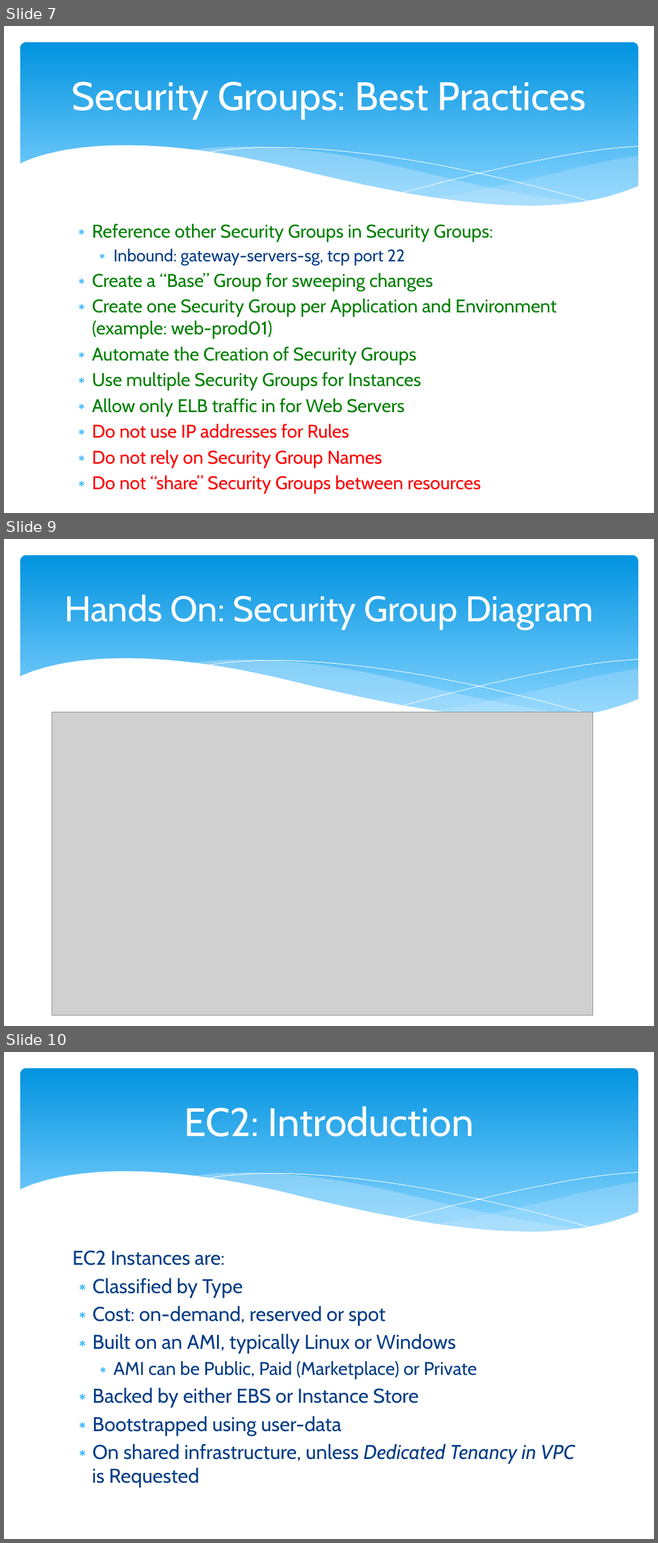
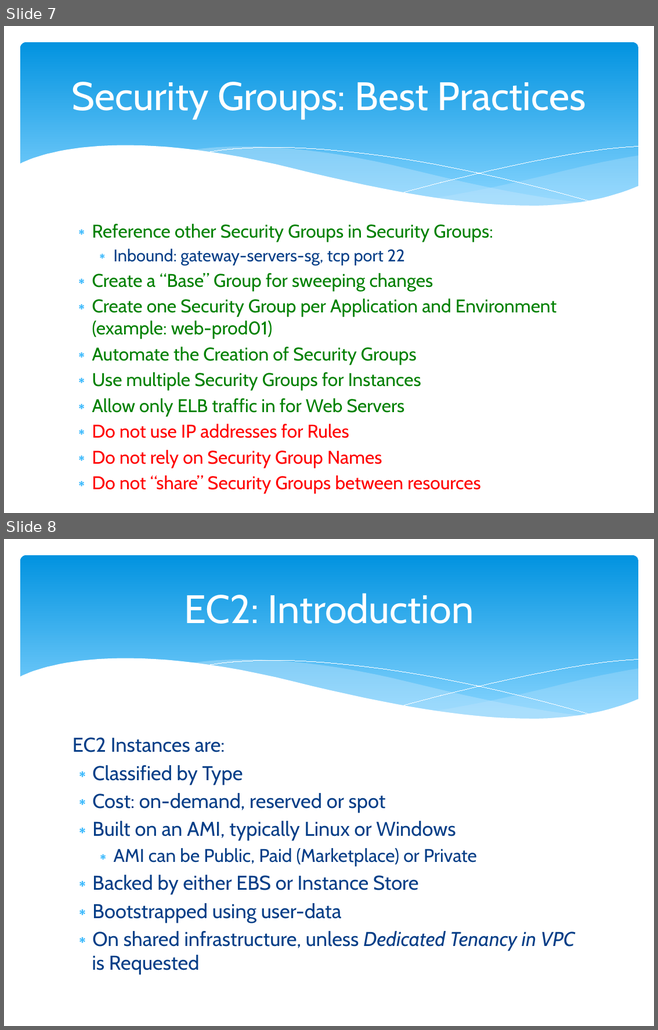
Before and after one commit to cloudavail/awstraining, a slide deck: aws-ec2/aws-ec2.pptx. Shown one above the other, each under a label of ours: slides 7, 9 and 10 before the commit, slides 7 and 8 after it; the slides between them are not shown. The pictures are 658x1543 and 658x1030 pixels, drawn with LibreOffice and Linux fonts; fonts in the diff are those of the drawing; grey boxes stand for pictures. Boxes give left, top, right and bottom in pixels: in the first picture for what was removed or moved away, otherwise in the second. Text is boxed around its words. In the diff, an @@ line names an element or a change of style, - is before the commit and + after.

```diff
--- a/aws-ec2/aws-ec2.pptx
+++ b/aws-ec2/aws-ec2.pptx
@@ slide 9 removed at [4,539,654,1026], background #FFFFFF; not listed: 6 template elements that a slide beside it also shows @@
@@ title removed at [64,595,593,629] @@
-Hands On: Security Group Diagram
@@ picture removed at [52,712,593,1016] @@
@@ what was slide 10 is now slide 8 @@
```
Also in this commit, not shown: 6 other slides removed, 1 other file.
